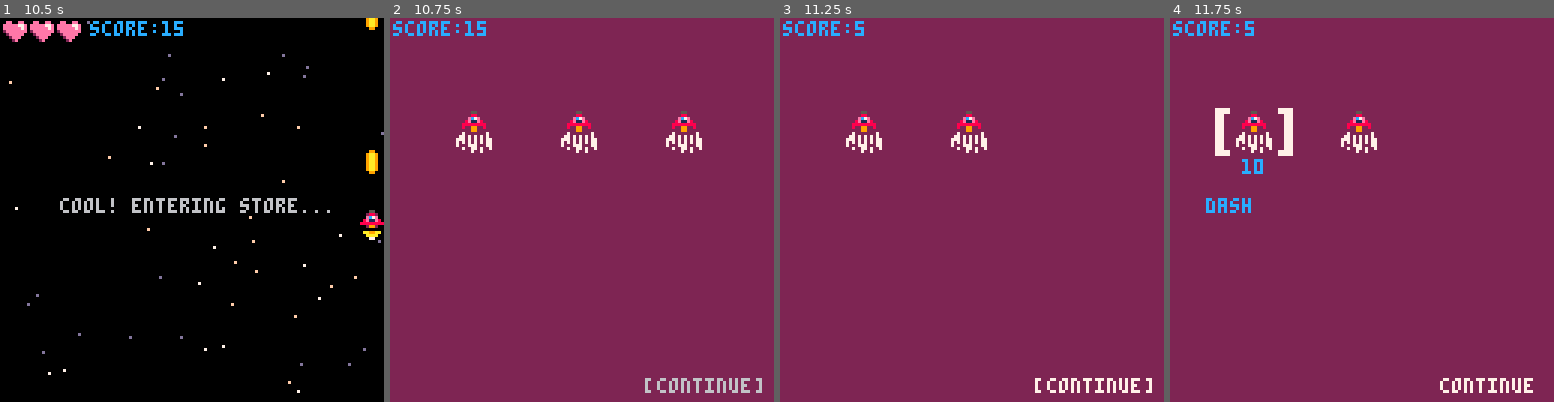
Above: before the commit, frames 1-4 (left to right).
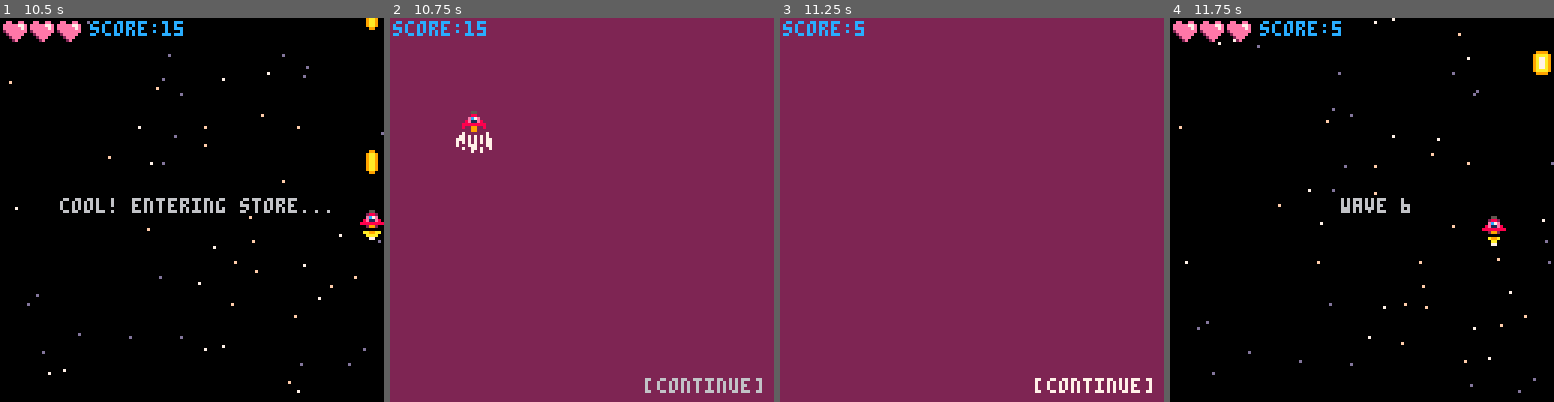
Above: after the commit, the same moments.

Repository: paula-clares/PICO-8-Games
Game: PICO-8 cartridge picocho.p8
The game is run twice, just before and just after one commit, with the same random seed, the same clock (stepped at 60 frames per second) and the same inputs.
Inputs:
- Up to frame 1 (10.5 s): tap X (X key) at 0.33, 0.7, 1.43, 2.58, 3.1, 3.62, 4.13, 4.65, 5.17, 5.68, 6.2, 6.72, 7.23, 7.75, 8.27, 8.78, 9.3, 9.82, 10.33 s; tap O (Z key) at 1.07, 1.8, 2.43, 3.07, 3.7, 4.33, 4.97, 5.6, 6.23, 6.87, 7.5, 8.13, 8.77, 9.4, 10.03 s; hold Right 2.33-3.33 s; hold Right 3.38-4.22 s; hold Up 4.27-4.67 s; hold Right 4.72-5.72 s; hold Down 5.77-6.1 s; hold Left 6.15-6.98 s; hold Right 7.03-8.03 s; hold Right 8.08-8.92 s; hold Up 8.97-9.37 s; hold Right 9.42-10.42 s; hold Down from 10.47 s (still down)
- Up to frame 2 (10.75 s): keep holding Down; tap O (Z key) at 10.67 s
- Up to frame 3 (11.25 s): release Down at 10.8 s; tap X (X key) at 10.85 s; hold Left from 10.85 s (still down)
- Up to frame 4 (11.75 s): tap O (Z key) at 11.3 s; tap X (X key) at 11.37 s; release Left at 11.68 s

Frame 1 is identical in both runs. In frame 2, 0.8% of the frame differs, in the area x 44-82%, y 24-36%; in frame 3, 0.8%; in frame 4, 100%, in the area x 0-100%, y 0-100%.

Commit message:
New skill
Can be bought at the store
Cooldown
Speed boost

Diff:
--- a/picocho.p8
+++ b/picocho.p8
@@ -6,7 +6,6 @@
 - flexible collision detection
 	(for bigger sprites)
 - more enemies
-- "store" between waves
 - buffs posibilities
 --]]
 
@@ -92,10 +91,12 @@
 		y=90,
 		sx=2,
 		sy=2,
+		smultip=1,
 		sprw=1,
 		sprh=1,
 		invul=0,
-		bultimer=8
+		bultimer=8,
+		scndskillcd=0
 	}
 
 	--sprites
@@ -359,21 +360,21 @@
 	ship.spr=0
 
 	if btn(⬅️) then
-		ship.sx=-2
+		ship.sx=-2*ship.smultip
 		ship.spr=1
 	end
 
 	if btn(➡️) then
-		ship.sx=2
+		ship.sx=2*ship.smultip
 		ship.spr=2
 	end
 
 	if btn(⬆️) then
-		ship.sy=-2
+		ship.sy=-2*ship.smultip
 	end
 
 	if btn(⬇️) then
-		ship.sy=2
+		ship.sy=2*ship.smultip
 	end
 
 	if btn(❎) then
@@ -381,7 +382,10 @@
 	end
 
 	if btn(🅾️) then
-
+		--scndact()
+		if scndskill do
+			scndskill()
+		end
 	end
 
 	--update ship
@@ -389,6 +393,11 @@
 	ship.y+=ship.sy
 	ship.invul-=1
 	ship.bultimer-=1
+	-- reduce second skill
+	-- cooldown if it's running
+ if scndskill then
+   scndskill:updatecd()
+ end
 
 	--checking bounds
 	if ship.x>120 then
@@ -560,10 +569,12 @@
 	btnreleased()
 	if btnp(⬅️) or btnp(⬆️) then
 		option-=1
+		sfx(16)
 	end
 
 	if btnp(➡️) or btnp(⬇️) then
 		option+=1
+		sfx(16)
 	end
 
 	if btnrelea and btnp(❎) then
@@ -819,24 +830,31 @@
 	end
 end
 -->8
---store screen that shows every
---5 waves
+--store screen
+--shows every 5 waves
 function init_store()
 	cls(2)
 	mode="store"
 	music(2)
-	items={}
 	option=4
-	options={
-		{act="item",spr=25,x=20,y=30,
-			cost=10,desc="dash"},
-		{act="item",spr=25,x=55,y=30,
-			cost=10,desc="dash"},
-		{act="item",spr=25,x=90,y=30,
-			cost=10,desc="dash"},
-		{act="continue",x=90,y=120,
-		w=1,h=1}
-	}
+	options={}
+	--todo
+	included={}
+	for i=1,min(#items,3) do
+		local it=rnd(items)
+		if i==1 then
+			it.x=20
+		elseif i==2 then
+			it.x=55
+		else
+			it.x=90
+		end
+		add(options,it)
+	end
+	add(options,
+			{act="continue"}
+	)
+
 end
 
 function exit_store()
@@ -880,10 +898,56 @@
 			del(options,selopt)
 			option=#options
 			sfx(17)
+			if selopt.acttype=="skill" do
+				scndskill=selopt
+			end
 		else
 			sfx(18)
 		end
 	end
+end
+-->8
+--items/powers
+scndskill=nil
+
+items={
+	{
+		acttype="skill",
+		act="item",spr=25,x=55,
+		y=30,cost=10,desc="dash",
+		cooldown=0,
+		use=function(self)
+			if self.cooldown==0 then
+				ship.smultip=2
+				self.cooldown=20
+			end
+		end
+		,
+		updatecd=function(self)
+			if self.cooldown>0 then
+				self.cooldown-=1
+				if self.cooldown<=0 then
+					self.finish()
+				end
+			end
+		end,
+		finish=function()
+			ship.smultip=1
+		end
+		}
+}
+
+
+function scndact()
+	for myit in all(items) do
+		if myit.acttype=="skill" do
+			myit:use()
+		end
+	end
+end
+
+function dash()
+
 end
 __gfx__
 00055000000550000005500000000008000000080000000000000000000000000000000000000000000000000000000000000000000000000000000000000000
